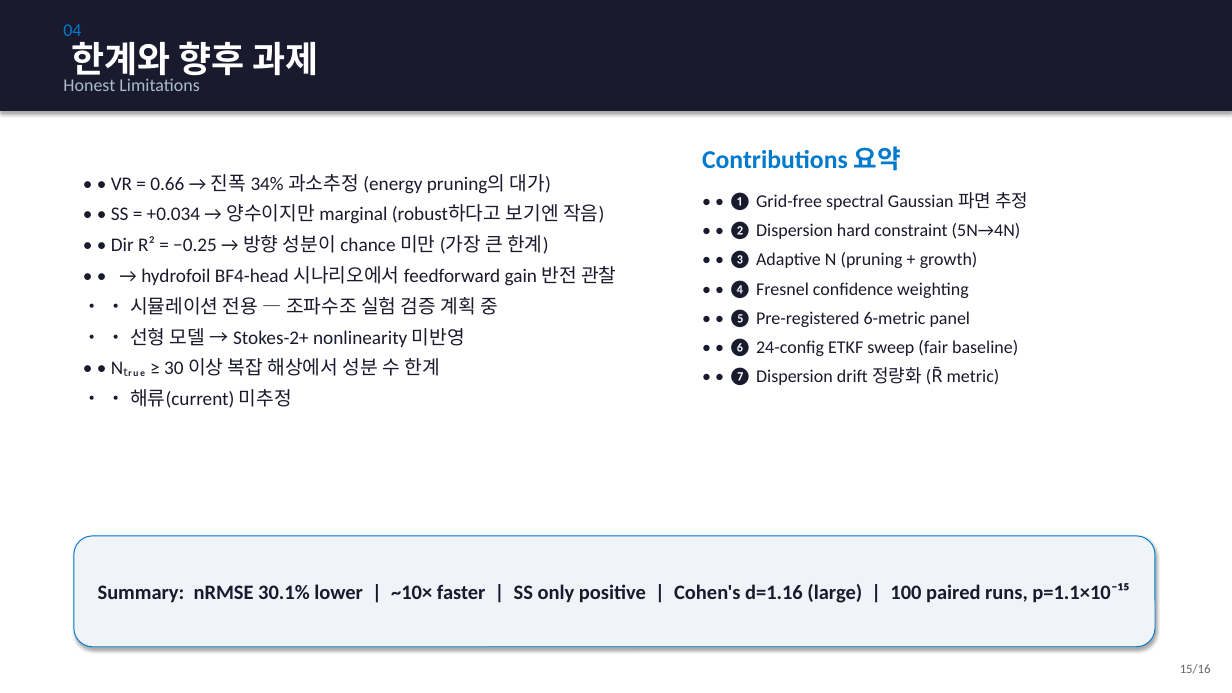
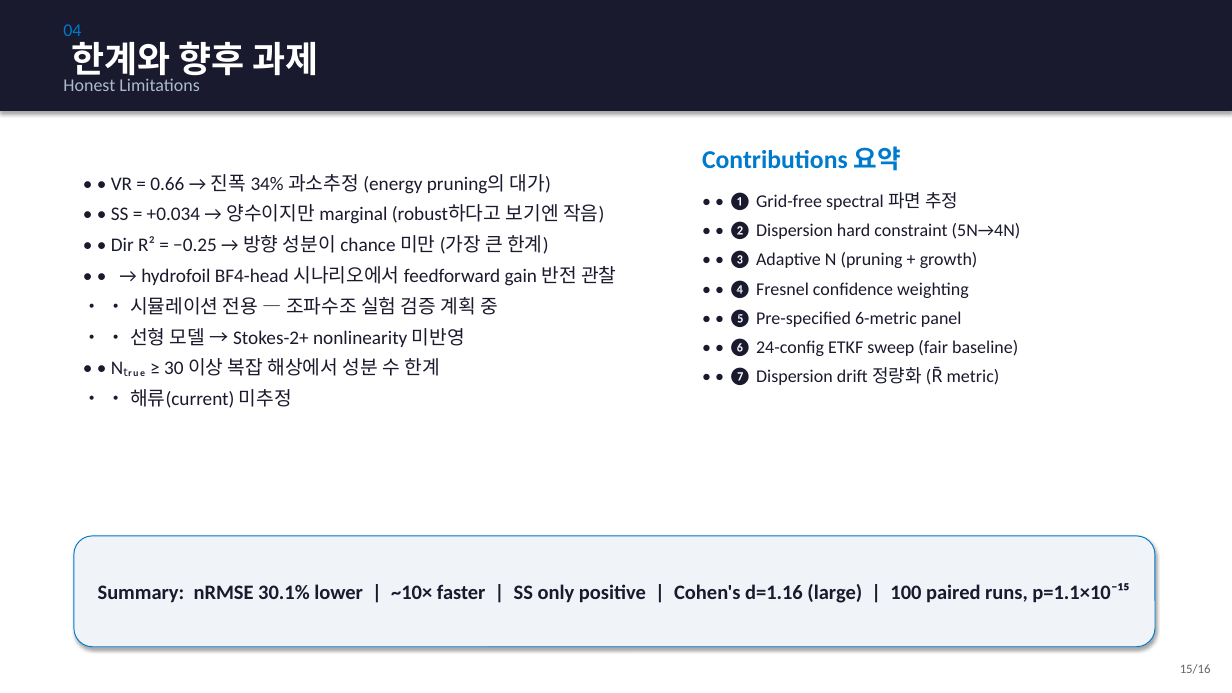
Before and after one commit to SAEYONGPARK94/wavesplat, a slide deck: slide 15 of wavesplat/docs/labmeeting_wavesplat.pptx. Drawn at 1232x693 pixels with LibreOffice and Linux fonts; fonts in the diff are those of the drawing. Boxes give left, top, right and bottom in pixels: in the first picture for what was removed or moved away, otherwise in the second. Text is boxed around its words. In the diff, an @@ line names an element or a change of style, - is before the commit and + after.

```diff
--- a/wavesplat/docs/labmeeting_wavesplat.pptx
+++ b/wavesplat/docs/labmeeting_wavesplat.pptx
@@ text at [728,192,958,212]: text changed @@
-• • ❶ Grid-free spectral Gaussian 파면 추정
+• • ❶ Grid-free spectral 파면 추정
@@ text at [728,309,962,329]: text changed @@
-• • ❺ Pre-registered 6-metric panel
+• • ❺ Pre-specified 6-metric panel
```
Also in this commit, not shown: 4 other slides changed, 2 slides removed, 1 other file.
